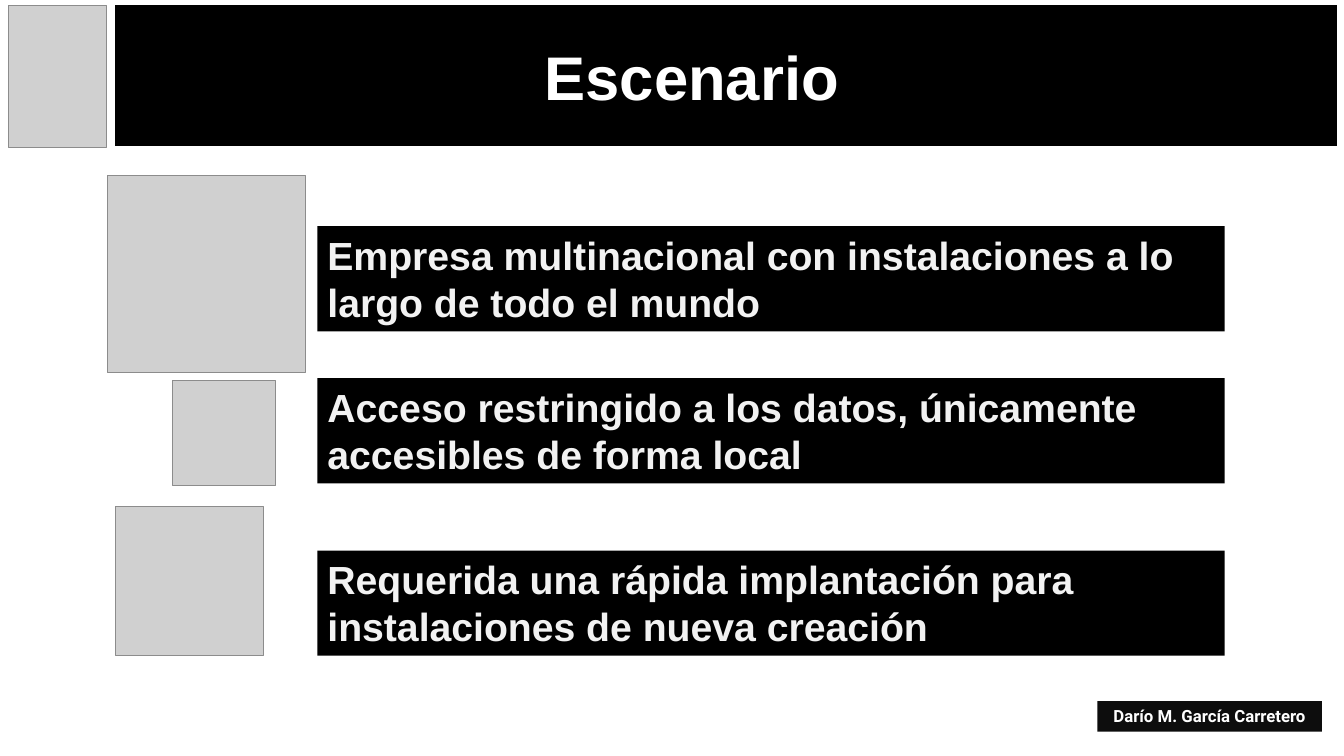
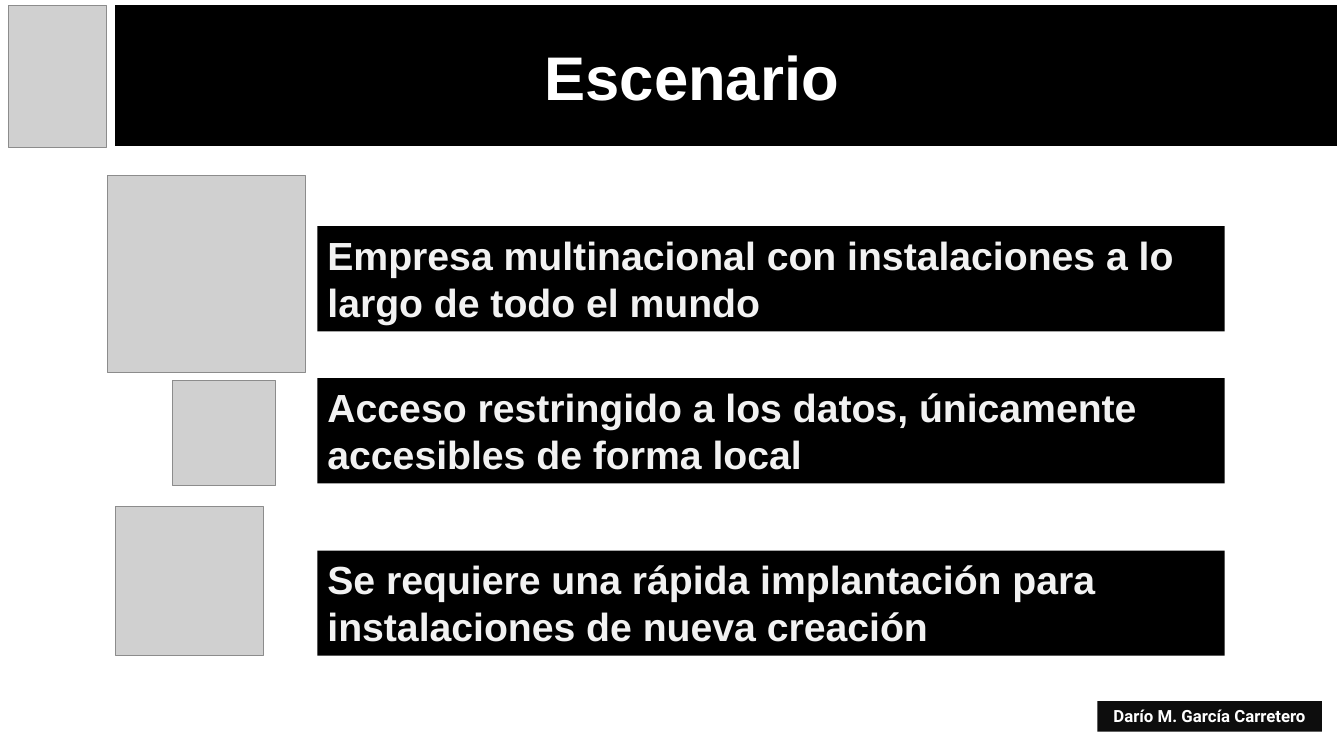
Before and after one commit to Borogum/masterdatacience, a slide deck: slide 8 of doc/TFM.pptx. Drawn at 1344x756 pixels with LibreOffice and Linux fonts; fonts in the diff are those of the drawing; grey boxes stand for pictures. Boxes give left, top, right and bottom in pixels: in the first picture for what was removed or moved away, otherwise in the second. Text is boxed around its words. In the diff, an @@ line names an element or a change of style, - is before the commit and + after.

Commit message:
Update presentation

```diff
--- a/doc/TFM.pptx
+++ b/doc/TFM.pptx
@@ text in rectangle at [327, 565, 1095, 642]: text changed @@
-Requerida una rápida implantación para instalaciones de nueva creación
+Se requiere una rápida implantación para instalaciones de nueva creación
```
Also in this commit, not shown: 1 slide added.
